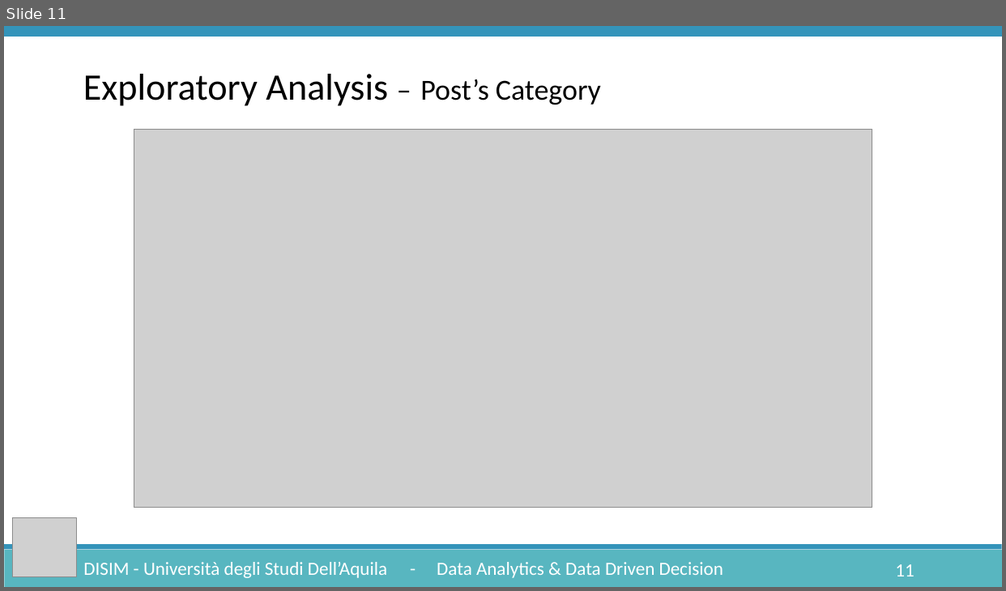
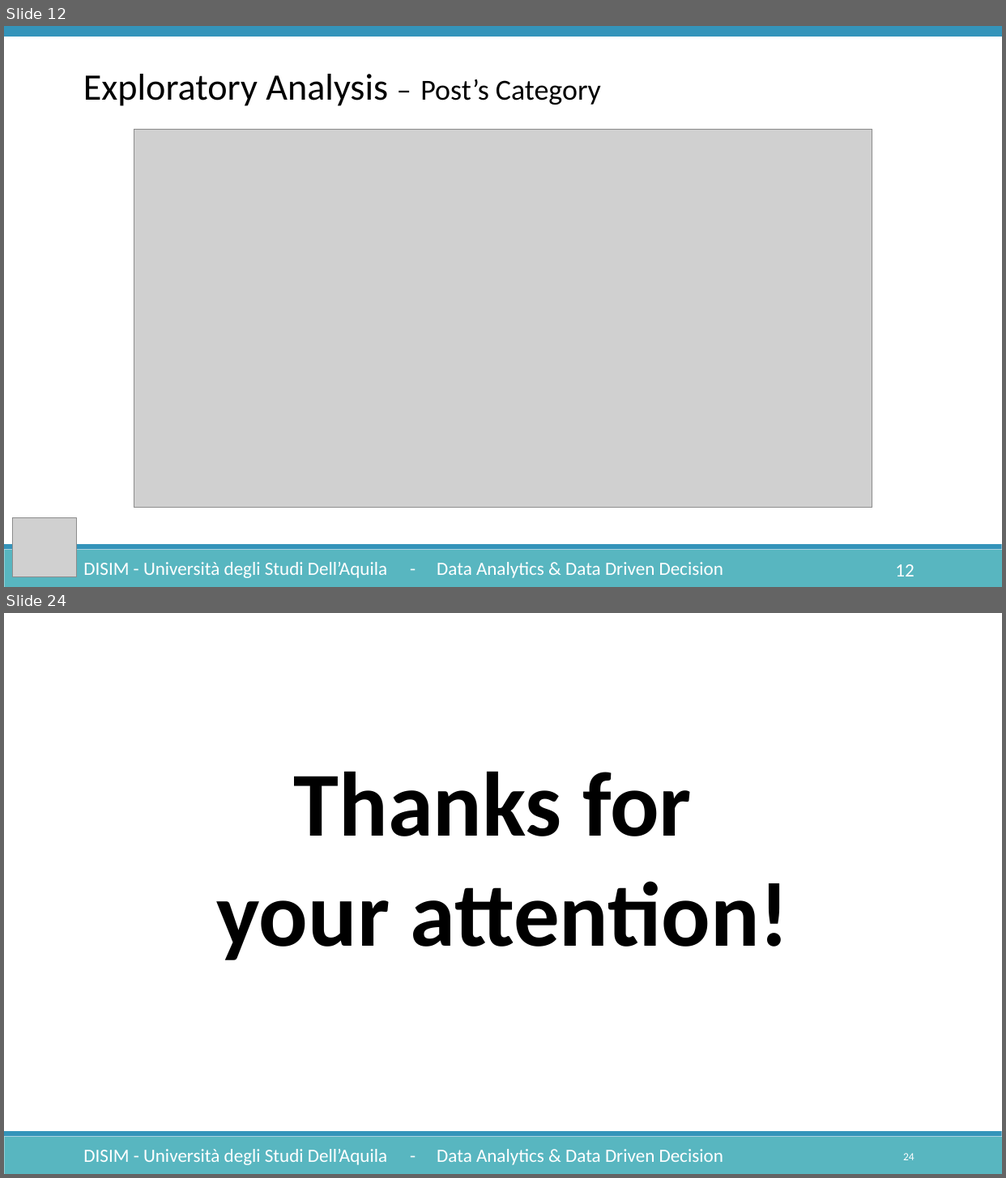
Before and after one commit to Lucgril/Data_Analytics, a slide deck: Documentation/DataAnalytics.pptx. Shown one above the other, each under a label of ours: slide 11 before the commit, slides 12 and 24 after it; the slides between them are not shown. The pictures are 1006x591 and 1006x1178 pixels, drawn with LibreOffice and Linux fonts; fonts in the diff are those of the drawing; grey boxes stand for pictures. Boxes give left, top, right and bottom in pixels: in the first picture for what was removed or moved away, otherwise in the second. Text is boxed around its words. In the diff, an @@ line names an element or a change of style, - is before the commit and + after.

```diff
--- a/Documentation/DataAnalytics.pptx
+++ b/Documentation/DataAnalytics.pptx
@@ slide 24 added at bbox=[4, 613, 1002, 1174], background #FFFFFF; not listed: 2 template elements that a slide beside it also shows @@
@@ text added at bbox=[217, 771, 790, 960], 88 pt, text #000000, bold @@
+Thanks for
+your attention!
@@ text added at bbox=[83, 1149, 387, 1165], 18 pt, text #FFFFFF @@
+DISIM - Università degli Studi Dell’Aquila
@@ text added at bbox=[437, 1149, 723, 1165], 18 pt, text #FFFFFF @@
+- Data Analytics & Data Driven Decision
@@ page number added at bbox=[903, 1153, 914, 1161], 10.5 pt, text #FFFFFF @@
+24
@@ what was slide 11 is now slide 12 @@
@@ page number at bbox=[895, 565, 914, 577]: text changed @@
-11
+12
```
Also in this commit, not shown: 11 slides changed, 4 other slides added, 1 slide removed.
